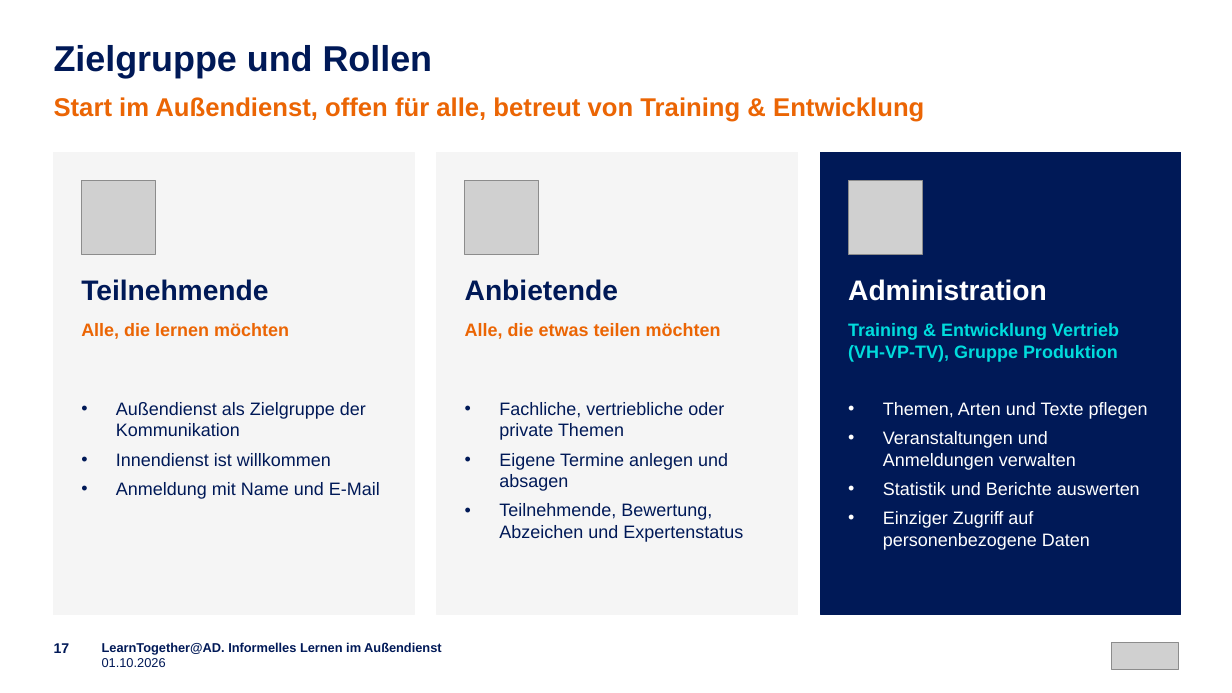
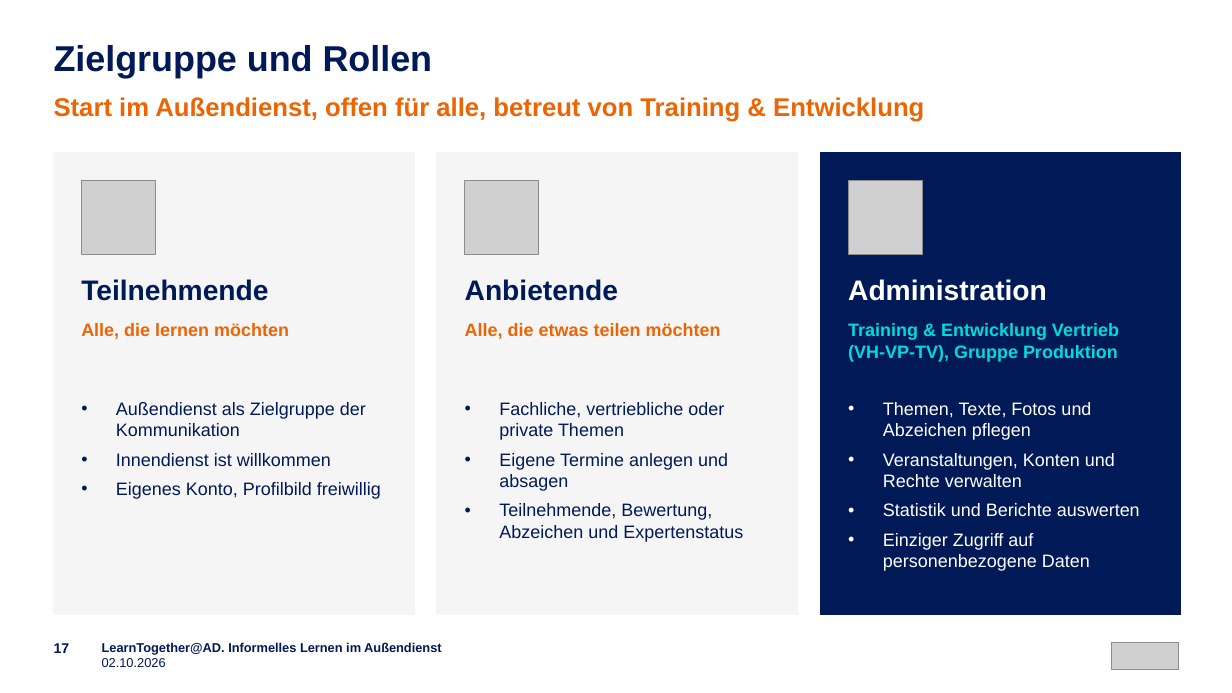
Before and after one commit to emplush/ruv_learntogether, a slide deck: slide 17 of docs/LearnTogether-AD_Praesentation.pptx. Drawn at 1232x693 pixels with LibreOffice and Linux fonts; fonts in the diff are those of the drawing; grey boxes stand for pictures. Boxes give left, top, right and bottom in pixels: in the first picture for what was removed or moved away, otherwise in the second. Text is boxed around its words. In the diff, an @@ line names an element or a change of style, - is before the commit and + after.

```diff
--- a/docs/LearnTogether-AD_Praesentation.pptx
+++ b/docs/LearnTogether-AD_Praesentation.pptx
@@ text at [883,402,1115,487]: text changed @@
-• Themen, Arten und Texte pflegen
-• Veranstaltungen und Anmeldungen verwalten
+• Themen, Texte, Fotos und Abzeichen pflegen
+• Veranstaltungen, Konten und Rechte verwalten
@@ text at [116,482,381,499]: text changed @@
-• Anmeldung mit Name und E-Mail
+• Eigenes Konto, Profilbild freiwillig
@@ text at [102,658,166,667]: text changed @@
-01.10.2026
+02.10.2026
```
Also in this commit, not shown: 26 other slides changed.
